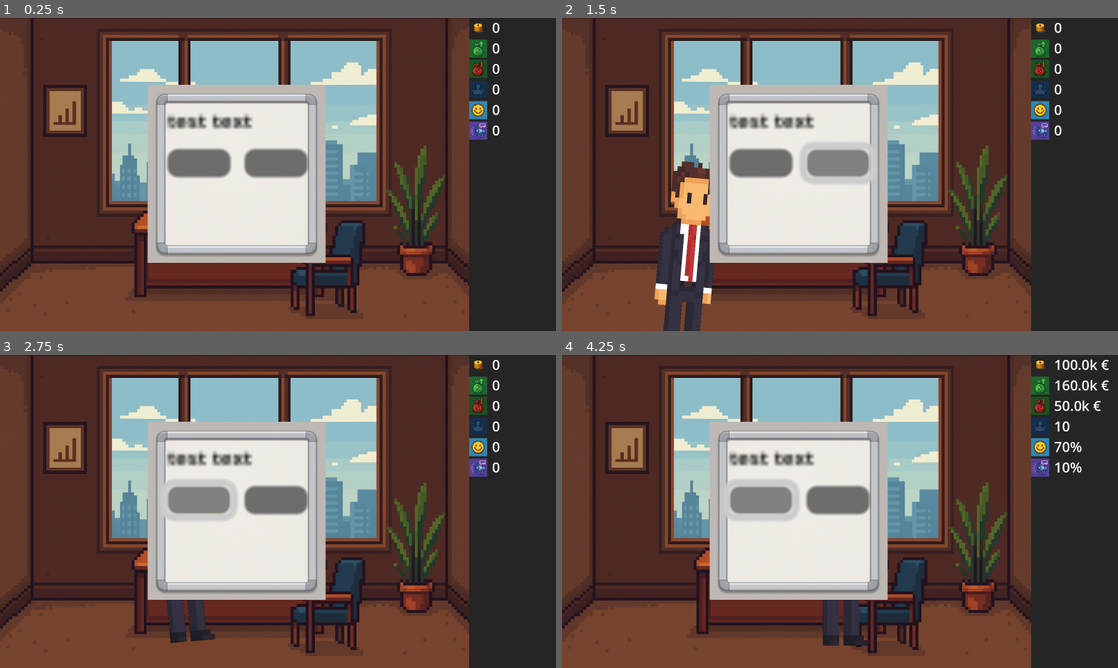
Above: before the commit, frames 1-4 (two rows, left to right).
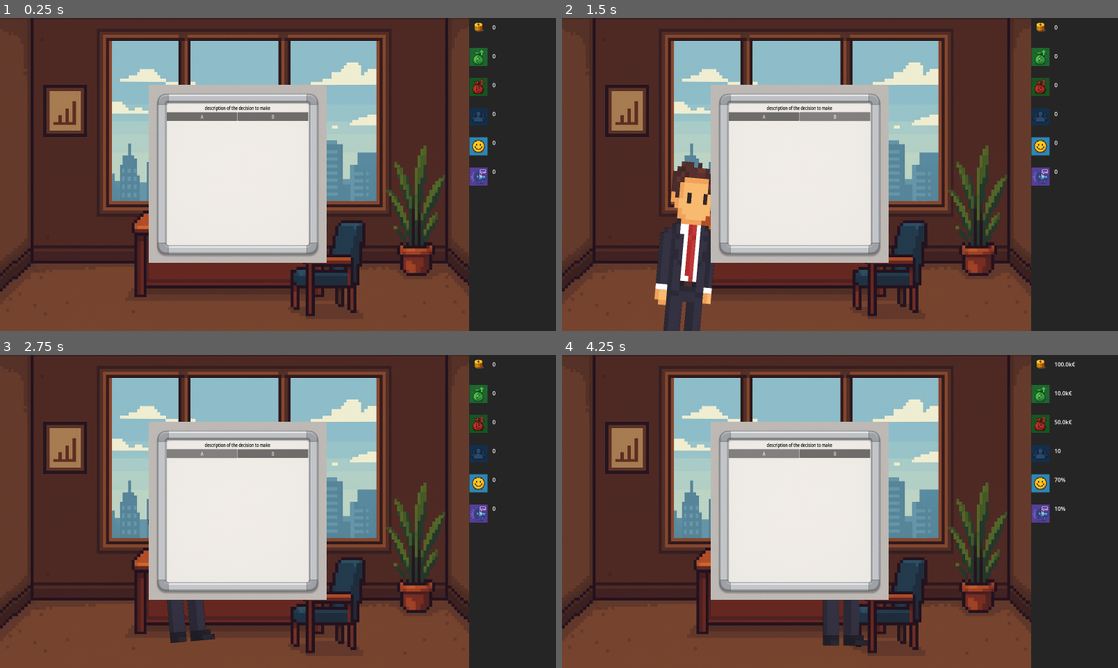
Above: after the commit, the same moments.

Repository: IU-Internationale-Hochschule-Augsburg/You-re-the-Boss-Now
Game: Godot game, scene res://main.tscn
The game is run twice, just before and just after one commit, with the same random seed, the same clock (stepped at 60 frames per second) and the same inputs.
Inputs (mouse positions are in pixels of both pictures, inside the frame that each line leads up to; where the layout moved, square brackets give the same spot in the first picture):
- Up to frame 1 (0.25 s): no input
- Up to frame 2 (1.5 s): click (762, 118) [762, 161] at 0.5 s; click (834, 118) [840, 161] at 1.25 s
- Up to frame 3 (2.75 s): click (200, 455) [200, 498] at 2 s
- Up to frame 4 (4.25 s): click (834, 455) [840, 498] at 2.75 s; click (762, 455) [762, 498] at 3.5 s

The runs differ from the first frame. In frame 1, 5.8% of the frame differs, in the area x 26-90%, y 1-79%; in frame 2, 6.3%; in frame 3, 6.3%; in frame 4, 6.9%, in the area x 26-99%, y 1-79%.

Commit message:
add custom font Press Start 2P (OFL) and rescaled labels

Diff:
--- a/Scripts/CompanyState.gd
+++ b/Scripts/CompanyState.gd
@@ -1,7 +1,7 @@
 extends Node
 
 @export var capital = 100000
-@export var monthly_turnover = 160000
+@export var monthly_turnover = 10000
 @export var running_costs = 50000
 @export var product_portfolio = 1
 @export var public_relations = .1
--- a/Scripts/HUD.gd
+++ b/Scripts/HUD.gd
@@ -16,6 +16,6 @@
 	$CompanyStateContainer/EmployeeSatisfactionLabel.text = "%s%%" % [str(int(states.get("employee_satisfaction") * 100))]
 	$CompanyStateContainer/PublicRelationsLabel.text = "%s%%" % [str(int(states.get("public_relations") * 100))]
 	$CompanyStateContainer/EmployeeCountLabel.text = str(states.get("employee_count"))
-	$CompanyStateContainer/CapitalLabel.text = num_shorten(states.get("capital")) + " €"
-	$CompanyStateContainer/RunningCostsLabel.text = num_shorten(states.get("running_costs")) + " €"
-	$CompanyStateContainer/MonthlyTurnoverLabel.text = num_shorten(states.get("monthly_turnover")) + " €"
+	$CompanyStateContainer/CapitalLabel.text = num_shorten(states.get("capital")) + "€"
+	$CompanyStateContainer/RunningCostsLabel.text = num_shorten(states.get("running_costs")) + "€"
+	$CompanyStateContainer/MonthlyTurnoverLabel.text = num_shorten(states.get("monthly_turnover")) + "€"
--- a/UI/hud.tscn
+++ b/UI/hud.tscn
@@ -27,14 +27,18 @@
 anchor_left = 1.0
 anchor_right = 1.0
 anchor_bottom = 1.0
-offset_left = -184.0
+offset_left = -183.0
+offset_top = 15.0
+offset_right = 1.0
+offset_bottom = 15.0
 grow_horizontal = 0
 grow_vertical = 2
 size_flags_horizontal = 8
 size_flags_vertical = 3
+theme_override_constants/v_separation = 60
 
 [node name="CapitalIcon" type="Sprite2D" parent="CompanyStateContainer"]
-position = Vector2(-40, 28)
+position = Vector2(-40, 11)
 scale = Vector2(0.05, 0.046)
 texture = ExtResource("1_0j753")
 
@@ -45,7 +49,7 @@
 text_overrun_behavior = 1
 
 [node name="MonthlyTurnoverIcon" type="Sprite2D" parent="CompanyStateContainer"]
-position = Vector2(-40, 88)
+position = Vector2(-40, 97)
 scale = Vector2(0.05, 0.05)
 texture = ExtResource("3_i0a73")
 
@@ -56,7 +60,7 @@
 text_overrun_behavior = 1
 
 [node name="RunningCostsIcon" type="Sprite2D" parent="CompanyStateContainer"]
-position = Vector2(-40, 146)
+position = Vector2(-40, 183)
 scale = Vector2(0.05, 0.05)
 texture = ExtResource("4_pf7ph")
 
@@ -67,7 +71,7 @@
 text_overrun_behavior = 1
 
 [node name="EmployeeCountIcon" type="Sprite2D" parent="CompanyStateContainer"]
-position = Vector2(-40, 205)
+position = Vector2(-40, 269)
 scale = Vector2(0.05, 0.046)
 texture = ExtResource("5_vs5gg")
 
@@ -78,7 +82,7 @@
 text_overrun_behavior = 1
 
 [node name="EmployeeSatisfactionIcon" type="Sprite2D" parent="CompanyStateContainer"]
-position = Vector2(-40, 265)
+position = Vector2(-40, 354)
 scale = Vector2(0.05, 0.05)
 texture = ExtResource("6_23s3h")
 
@@ -90,7 +94,7 @@
 text_overrun_behavior = 1
 
 [node name="PublicRelationsIcon" type="Sprite2D" parent="CompanyStateContainer"]
-position = Vector2(-40, 324)
+position = Vector2(-40, 441)
 scale = Vector2(0.05, 0.05)
 texture = ExtResource("7_phrgc")
 
--- a/UI/hud_labels.tres
+++ b/UI/hud_labels.tres
@@ -1,5 +1,9 @@
-[gd_resource type="Theme" format=3 uid="uid://jnl2xuox3e3w"]
+[gd_resource type="Theme" load_steps=2 format=3 uid="uid://jnl2xuox3e3w"]
+
+[ext_resource type="FontFile" uid="uid://do3u8m48x1hbt" path="res://Assets/Fonts/PressStart2P-Regular.ttf" id="1_k4c3g"]
 
 [resource]
+default_font = ExtResource("1_k4c3g")
 Label/colors/font_color = Color(0.972549, 0.972549, 1, 1)
-Label/font_sizes/font_size = 40
+Label/font_sizes/font_size = 26
+Label/fonts/font = ExtResource("1_k4c3g")
--- a/main.tscn
+++ b/main.tscn
@@ -1,10 +1,11 @@
-[gd_scene load_steps=14 format=3 uid="uid://c5vvvqe3m4f35"]
+[gd_scene load_steps=15 format=3 uid="uid://c5vvvqe3m4f35"]
 
 [ext_resource type="Script" uid="uid://bh6ngqtdvtdc2" path="res://Scripts/World.gd" id="1_1bvp3"]
 [ext_resource type="Texture2D" uid="uid://ddxowfc7cw38p" path="res://Assets/Environment/Office.png" id="1_h2yge"]
 [ext_resource type="Texture2D" uid="uid://cxr1jkwwthcok" path="res://Assets/Characters/CEO.png" id="2_1bvp3"]
 [ext_resource type="Script" uid="uid://c3bhs476jy3tf" path="res://Scripts/CEO.gd" id="3_lquwl"]
 [ext_resource type="Texture2D" uid="uid://b6g1aodfnje1u" path="res://Assets/Environment/whiteboard.png" id="5_lquwl"]
+[ext_resource type="FontFile" uid="uid://do3u8m48x1hbt" path="res://Assets/Fonts/PressStart2P-Regular.ttf" id="6_5vw27"]
 [ext_resource type="PackedScene" uid="uid://dojhi8fiftkj3" path="res://UI/hud.tscn" id="6_7mycd"]
 [ext_resource type="Script" uid="uid://c1i85y8r6eh24" path="res://Scripts/HUD.gd" id="7_272bh"]
 
@@ -129,9 +130,9 @@
 anchor_top = 0.5
 anchor_right = 0.5
 anchor_bottom = 0.5
-offset_left = -255.0
+offset_left = -252.0
 offset_top = -260.0
-offset_right = 769.0
+offset_right = 772.0
 offset_bottom = 764.0
 grow_horizontal = 2
 grow_vertical = 2
@@ -141,18 +142,20 @@
 
 [node name="VBoxContainer" type="VBoxContainer" parent="TaskControl"]
 layout_mode = 0
-offset_left = -198.0
-offset_top = -206.0
-offset_right = -158.0
-offset_bottom = -166.0
-scale = Vector2(10.08, 10.08)
+offset_left = -200.0
+offset_top = -204.0
+offset_right = 900.0
+offset_bottom = 596.0
+scale = Vector2(0.37, 0.5)
 
 [node name="TaskLabel" type="Label" parent="TaskControl/VBoxContainer"]
-custom_minimum_size = Vector2(1, 1)
+custom_minimum_size = Vector2(0.1, 0.1)
 layout_mode = 2
 theme_override_colors/font_color = Color(0, 0, 0, 1)
-theme_override_font_sizes/font_size = 6
-text = "test text"
+theme_override_fonts/font = ExtResource("6_5vw27")
+theme_override_font_sizes/font_size = 30
+text = "description of the decision to make"
+horizontal_alignment = 1
 autowrap_mode = 3
 
 [node name="HBoxContainer" type="HBoxContainer" parent="TaskControl/VBoxContainer"]
@@ -161,10 +164,16 @@
 [node name="Button" type="Button" parent="TaskControl/VBoxContainer/HBoxContainer"]
 layout_mode = 2
 size_flags_horizontal = 3
+theme_override_fonts/font = ExtResource("6_5vw27")
+theme_override_font_sizes/font_size = 30
+text = "A"
 
 [node name="Button2" type="Button" parent="TaskControl/VBoxContainer/HBoxContainer"]
 layout_mode = 2
 size_flags_horizontal = 3
+theme_override_fonts/font = ExtResource("6_5vw27")
+theme_override_font_sizes/font_size = 30
+text = "B"
 
 [node name="HUD" parent="." instance=ExtResource("6_7mycd")]
 script = ExtResource("7_272bh")
